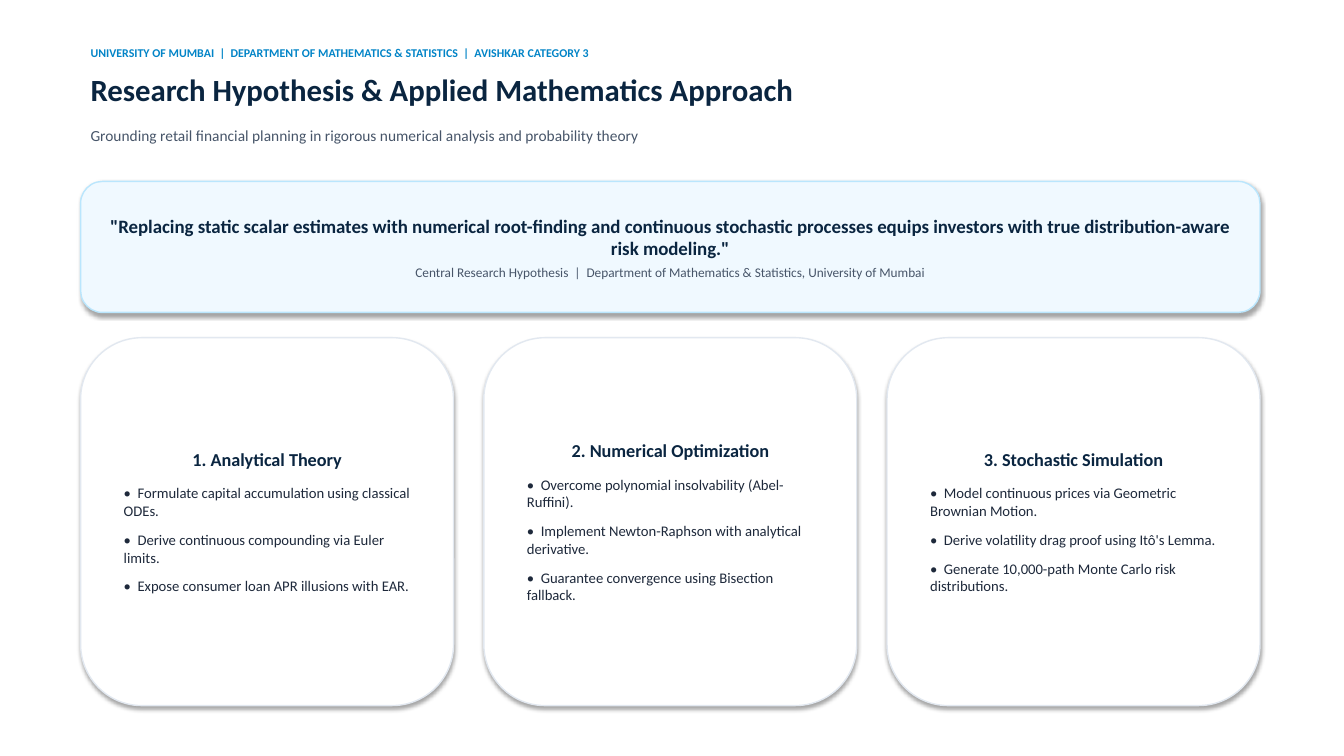
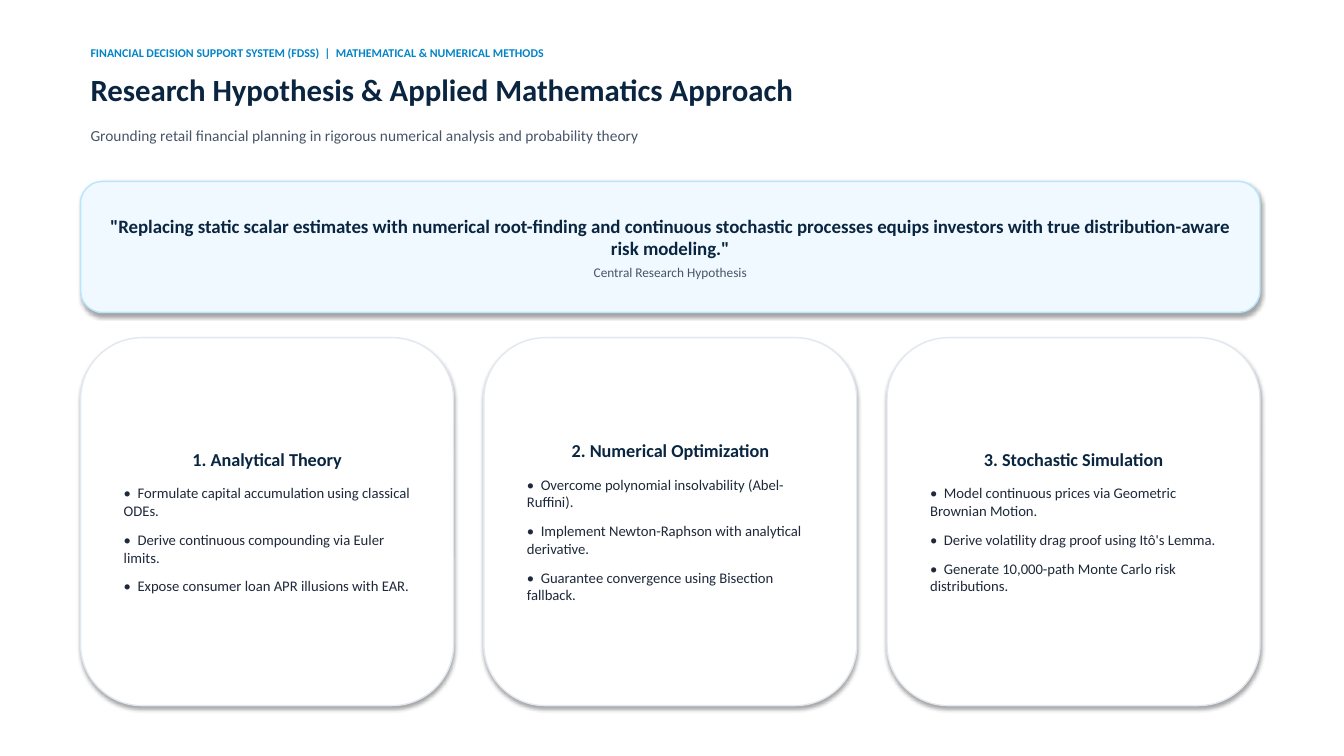
Before and after one commit to AlmightyXZen/Financial-Decision-Support-System, a slide deck: slide 3 of presentation/FDSS_Seminar_Presentation.pptx. Drawn at 1344x756 pixels with LibreOffice and Linux fonts; fonts in the diff are those of the drawing. Boxes give left, top, right and bottom in pixels: in the first picture for what was removed or moved away, otherwise in the second. Text is boxed around its words. In the diff, an @@ line names an element or a change of style, - is before the commit and + after.

```diff
--- a/presentation/FDSS_Seminar_Presentation.pptx
+++ b/presentation/FDSS_Seminar_Presentation.pptx
@@ text at (91, 48, 544, 59): text changed @@
-UNIVERSITY OF MUMBAI | DEPARTMENT OF MATHEMATICS & STATISTICS | AVISHKAR CATEGORY 3
+FINANCIAL DECISION SUPPORT SYSTEM (FDSS) | MATHEMATICAL & NUMERICAL METHODS
@@ text in rounded rectangle at (594, 268, 747, 279): text changed @@
-Central Research Hypothesis | Department of Mathematics & Statistics, University of Mumbai
+Central Research Hypothesis
```
Also in this commit, not shown: 8 other slides changed, 1 slide added, 1 slide removed, 6 other files.
